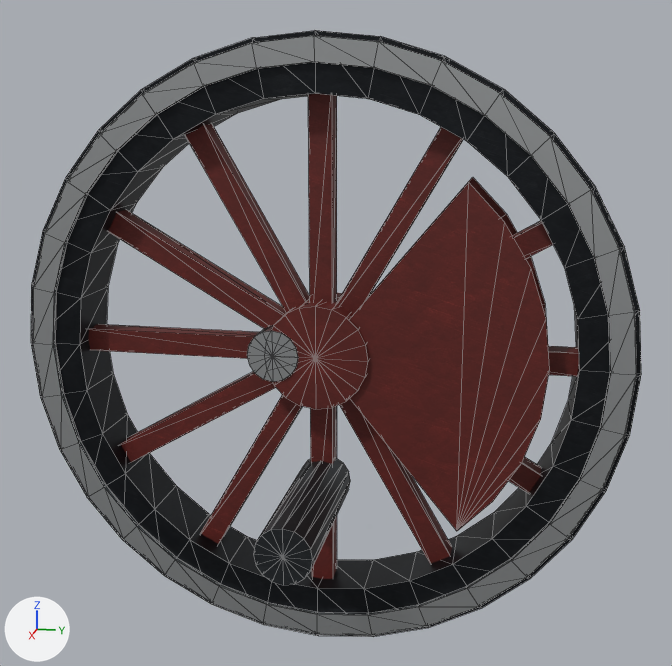
Two versions of the glTF model assets/terra/blocks/models/train_wheel_large.gltf, one commit apart.
Before and after are seen from a 50 mm lens placed at (2.51, 0.034, 1.57), pointed at (0.181, -0.432, 0.988). Lighting does not change. The marker at lower left points along +X, +Y and +Z. The picture after the commit comes second. Mesh edges are drawn as thin lines. Vertices at exactly the same position are counted once.

The scene before the commit, as lines of its bpy script (objects in view):
```python
me_mesh_0 = bpy.data.meshes.new('Mesh_0')
me_mesh_0.from_pydata(...)  # 586 vertices, 1136 faces; spans x -0.09..0.5, y -1.35..0.35, z 0.05..1.75
# faces by material slot: [256, 576, 240, 64]
me_mesh_0.materials.append(mat_train_wheel_tire)
me_mesh_0.materials.append(mat_train_wheel_rim)  # light grey #c5c8ca
me_mesh_0.materials.append(mat_train_wheel_spokes)
me_mesh_0.materials.append(mat_train_axle)
ob_mesh_0 = bpy.data.objects.new('Mesh_0', me_mesh_0)
ob_mesh_0.location = (0.0, 0.0, 0.0)
```
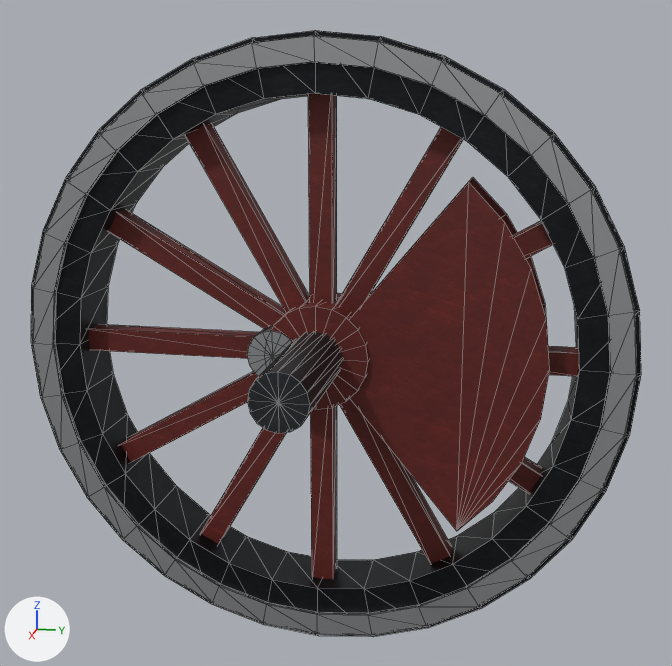
The newer file is also turned or shifted as a whole; pictures and numbers use the older file's frame.

Pixel boxes [x1, y1, x2, y2] of what changed, in the pictures (672 x 666 px; the box of a moved part takes in the faces that stretch with it):
```json
{"part": 1, "of": "me_mesh_0", "change": "moved or reshaped", "before": [253, 458, 350, 585], "after": [247, 332, 343, 433]}
```

Scene script edits in JSON lines:
```json
{"block": "me_mesh_0", "where": "# used by ob_mesh_0; location = (0.0, 0.0, 0.0)"}
{"op": "remove", "block": "me_mesh_0", "code": "me_mesh_0.from_pydata(...)  # 586 vertices, 1136 faces; spans x -0.09..0.5, y -1.35..0.35, z 0.05..1.75"}
{"op": "add", "block": "me_mesh_0", "code": "me_mesh_0.from_pydata(...)  # 586 vertices, 1136 faces; spans x -0.09..0.52, y -1.35..0.35, z 0.05..1.75"}
{"block": "me_mesh_0", "change": "me_mesh_0 part 1: the loose piece of 34 vertices spanning x 0.0..0.5, y -0.57..-0.43, z 0.43..0.57 is moved by (0.02, 0.0, 0.4)"}
```
